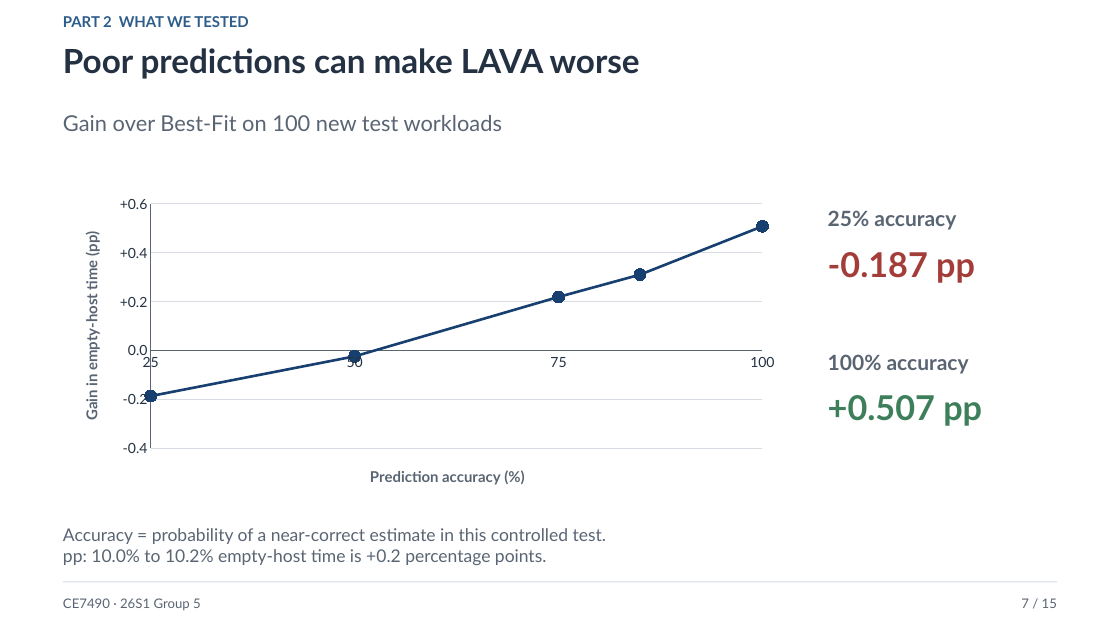
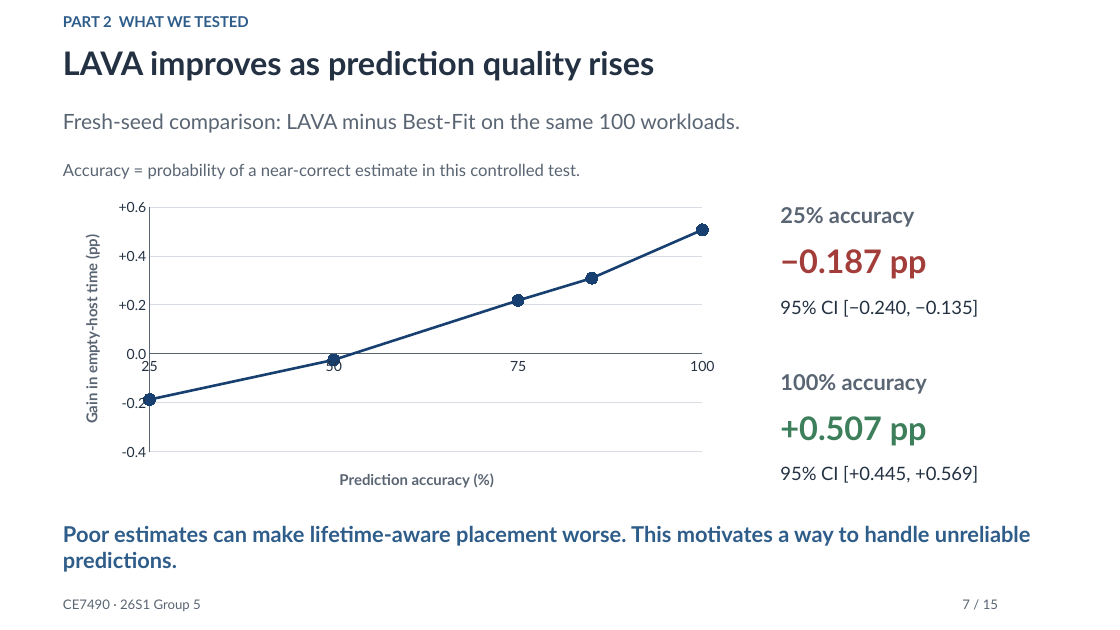
Before and after one commit to xxxmian/CE7490-P2_Revisiting_LAVA, a slide deck: slide 7 of Revisiting_Lifetime_Aware_VM_Allocation_Presentation_v4.pptx. Drawn at 1120x630 pixels with LibreOffice and Linux fonts; fonts in the diff are those of the drawing. Boxes give left, top, right and bottom in pixels: in the first picture for what was removed or moved away, otherwise in the second. Text is boxed around its words. In the diff, an @@ line names an element or a change of style, - is before the commit and + after.

```diff
--- a/Revisiting_Lifetime_Aware_VM_Allocation_Presentation_v4.pptx
+++ b/Revisiting_Lifetime_Aware_VM_Allocation_Presentation_v4.pptx
@@ text at (63, 51, 654, 81): text changed; size 28.5 to 27.8 pt @@
-Poor predictions can make LAVA worse
+LAVA improves as prediction quality rises
@@ text at (63, 113, 740, 133): text changed; size 18.8 to 18 pt @@
-Gain over Best-Fit on 100 new test workloads
+Fresh-seed comparison: LAVA minus Best-Fit on the same 100 workloads.
@@ text "Accuracy = probability of a ...": place and size @@
-text "Accuracy = probability of a ..." at (63, 528, 606, 565)
+text "Accuracy = probability of a ..." at (63, 163, 580, 179)
@@ text "Accuracy = probability of a ..." at (63, 163, 580, 179): size 15 to 14.2 pt @@
@@ scatter lines chart: place and size @@
-scatter lines chart at (63, 189, 790, 504)
+scatter lines chart at (63, 192, 728, 507)
@@ text "25% accuracy" at (780, 207, 914, 227): size 18 to 18.8 pt @@
@@ text "25% accuracy": place and size @@
-text "25% accuracy" at (828, 210, 956, 230)
+text "25% accuracy" at (780, 207, 914, 227)
@@ text at (780, 249, 927, 279): text changed; size 29.2 to 27.8 pt @@
--0.187 pp
+−0.187 pp
@@ text added at (780, 300, 978, 317), 15.8 pt, text #233142 @@
+95% CI [−0.240, −0.135]
@@ text "100% accuracy": place and size @@
-text "100% accuracy" at (828, 354, 969, 374)
+text "100% accuracy" at (780, 374, 927, 394)
@@ text "100% accuracy" at (780, 374, 927, 394): size 18 to 18.8 pt @@
@@ text "+0.507 pp": place and size @@
-text "+0.507 pp" at (828, 395, 982, 426)
+text "+0.507 pp" at (780, 416, 927, 446)
@@ text "+0.507 pp" at (780, 416, 927, 446): size 29.2 to 27.8 pt @@
@@ text added at (780, 466, 978, 483), 15.8 pt, text #233142 @@
+95% CI [+0.445, +0.569]
@@ text added at (63, 525, 1031, 572), 18.8 pt, text #2F5D8A, bold @@
+Poor estimates can make lifetime-aware placement worse. This motivates a way to handle unreliable predictions.
@@ text at (63, 549, 547, 565): paragraph removed @@
-pp: 10.0% to 10.2% empty-host time is +0.2 percentage points.
@@ line removed from (63, 582) to (1057, 582) @@
@@ text "7 / 15" at (962, 599, 998, 609): alignment right to left @@
```
Also in this commit, not shown: 7 other slides changed, 7 slides added, 7 slides removed, 3 other files.
